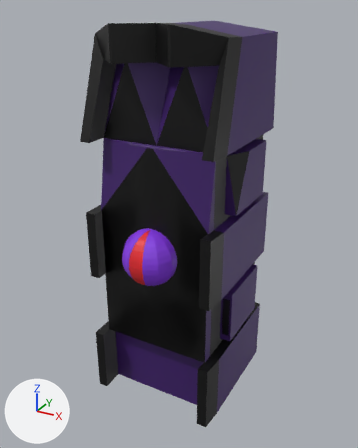
Renders of the FBX model puzzle_solver_game/Assets/SpaceShipLevel/Cabinets & Nexus/RotateLinkCabinet.fbx from each side of a commit.
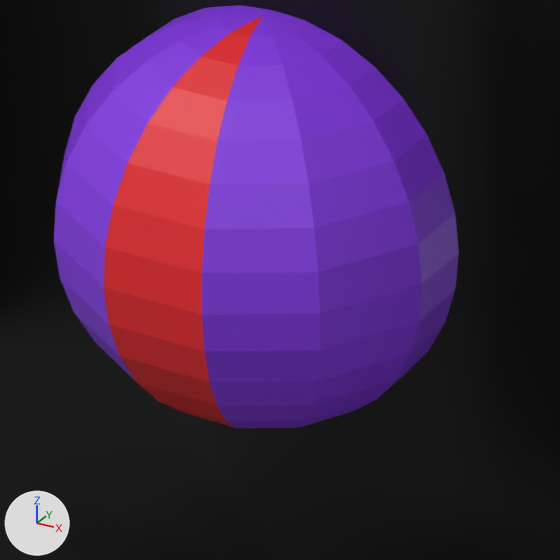
Each version appears first whole from a 50 mm camera at (1.944, -3.678, 1.877) aimed at (0.015, -0.171, 0.123), and next in a close-up on the part from 32% to 53% of the width and 51% to 68% of the height. The lights are fixed; the arrows at lower left show +X, +Y and +Z. Where no turn or scale is listed for an object, it has been applied to the vertices. Vertices at the same position are counted once.

The first close-up shows 'Cabinet', 'RotateLink'.
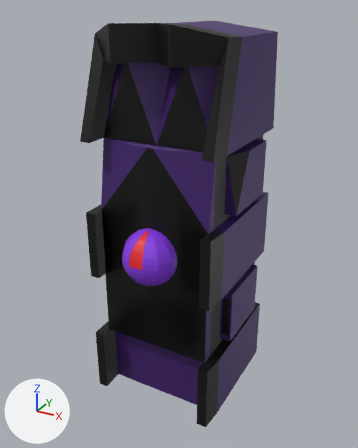
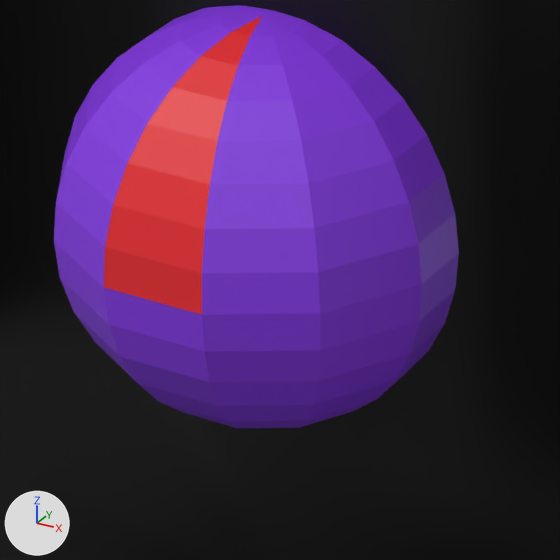
Edits to the bpy script that builds the scene:
```text
Change me_sphere:
    where me_sphere.from_pydata(...)  # 182 vertices, 192 faces; spans x -0.232..0.232, y -0.232..0.232, z -0.24..0.24
    used by ob_rotatelink; location = (0.0, -0.615, 0.0)
    me_sphere part 1: all 7 faces centred in x 0.0, y -0.23..-0.067, z -0.229..-0.023 switch from mat_red_stripe (red #e7282e) to mat_material_001 (purple #883ae7)
```

What differs and where, as boxes (x1, y1, x2, y2) in the close-ups (560 x 560 px):
part 1 of me_sphere, recoloured (red to purple): (104, 288, 236, 428) in both
